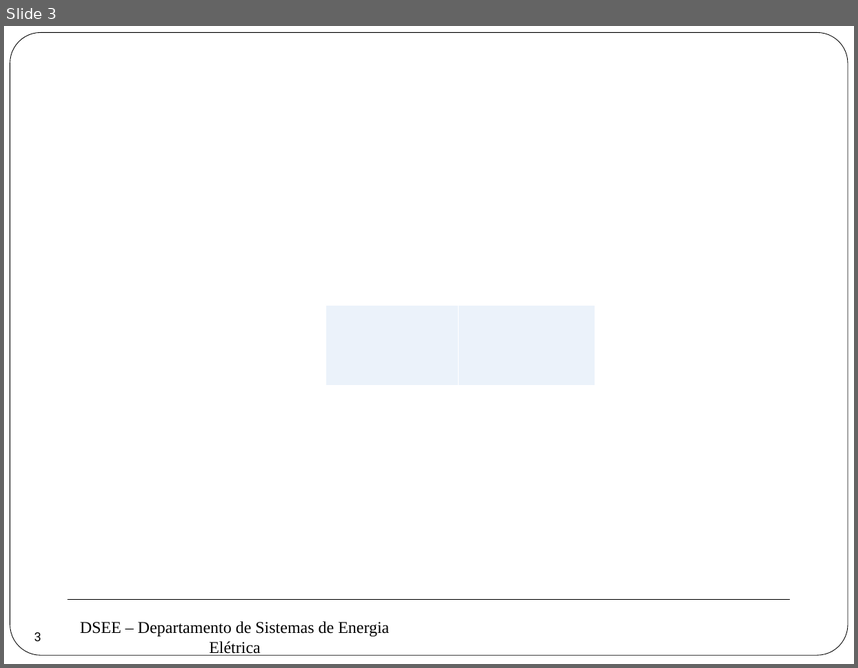
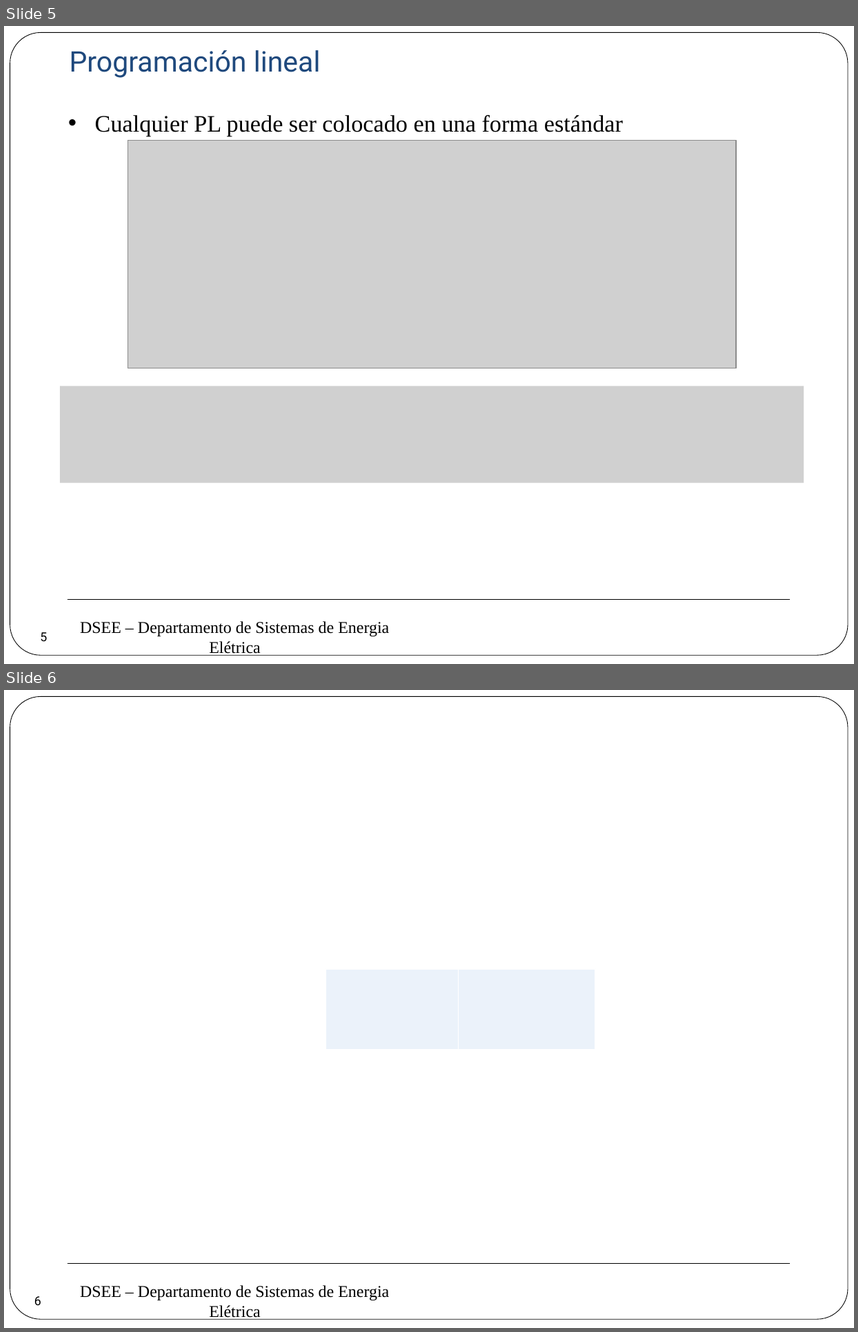
Before and after one commit to erikfilias/Power-Systems-Optimization-using-Julia-Language, a slide deck: 1. Lectures/Introducción a la Optimización aplicada a Sistemas de Energía Eléctrica/Dia 1/4. Programación Lineal.pptx. Shown one above the other, each under a label of ours: slide 3 before the commit, slides 5 and 6 after it. The pictures are 858x668 and 858x1332 pixels, drawn with LibreOffice and Linux fonts; fonts in the diff are those of the drawing; grey boxes stand for pictures; background and template pictures are left out. Boxes give left, top, right and bottom in pixels: in the first picture for what was removed or moved away, otherwise in the second. Text is boxed around its words. In the diff, an @@ line names an element or a change of style, - is before the commit and + after.

Commit message:
Prog lineal

```diff
--- a/1. Lectures/Introducción a la Optimización aplicada a Sistemas de Energía Eléctrica/Dia 1/4. Programación Lineal.pptx
+++ b/1. Lectures/Introducción a la Optimización aplicada a Sistemas de Energía Eléctrica/Dia 1/4. Programación Lineal.pptx
@@ slide 5 added at bbox=[4, 26, 854, 664], background #FFFFFF; not listed: 3 template elements that a slide beside it also shows @@
@@ text added at bbox=[70, 50, 321, 78], 24 pt, text #1F497D @@
+Programación lineal
@@ text added at bbox=[95, 115, 623, 136], 20 pt, text #000000 @@
+• Cualquier PL puede ser colocado en una forma estándar
@@ picture added at bbox=[128, 140, 737, 368] @@
@@ picture added at bbox=[60, 385, 804, 483] @@
@@ page number added at bbox=[27, 620, 60, 653], 10.5 pt, text #000000 @@
+5
@@ what was slide 3 is now slide 6 @@
@@ page number at bbox=[34, 1296, 41, 1305]: text changed @@
-3
+6
```
Also in this commit, not shown: 3 other slides added, 1 slide removed, 2 other files.
